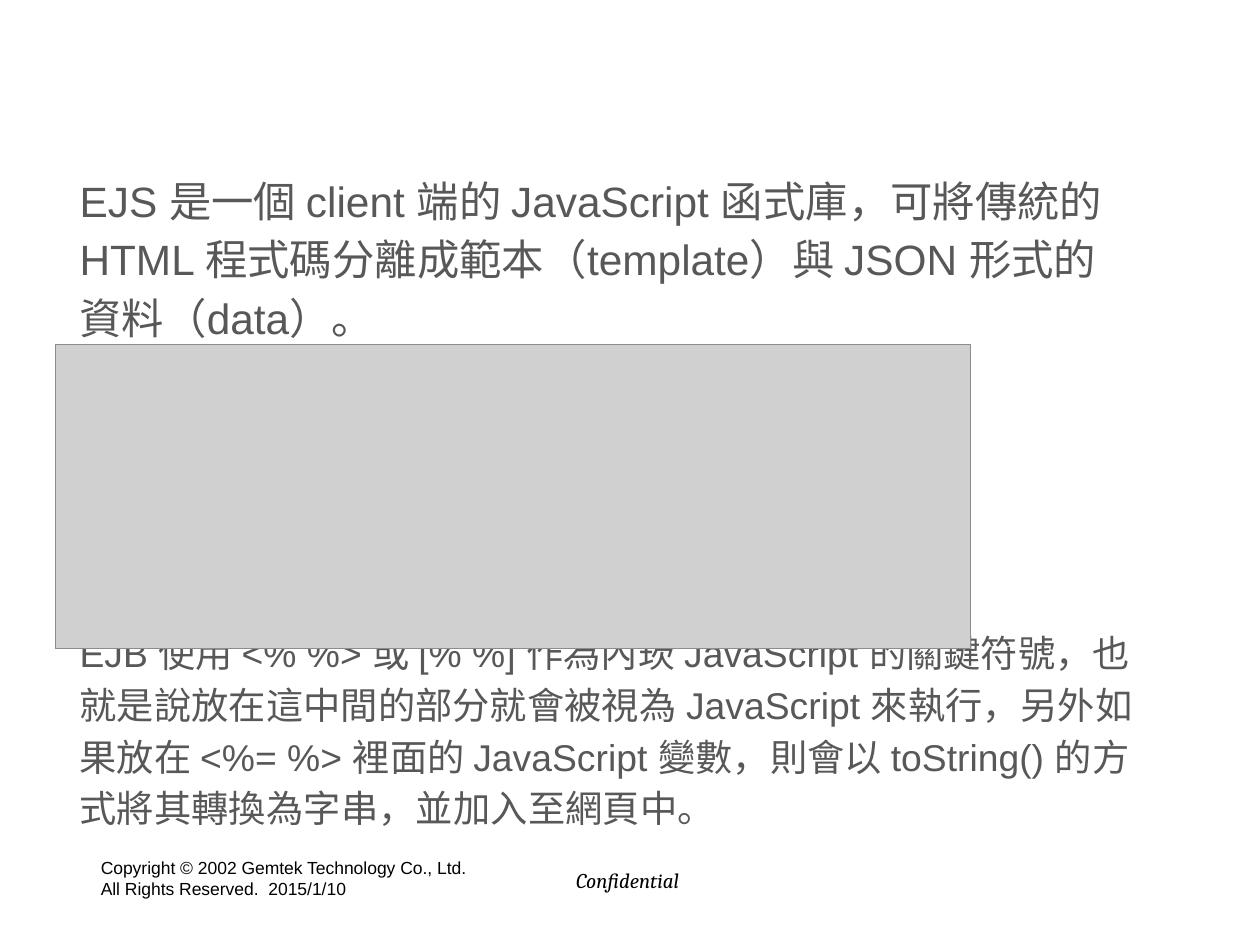
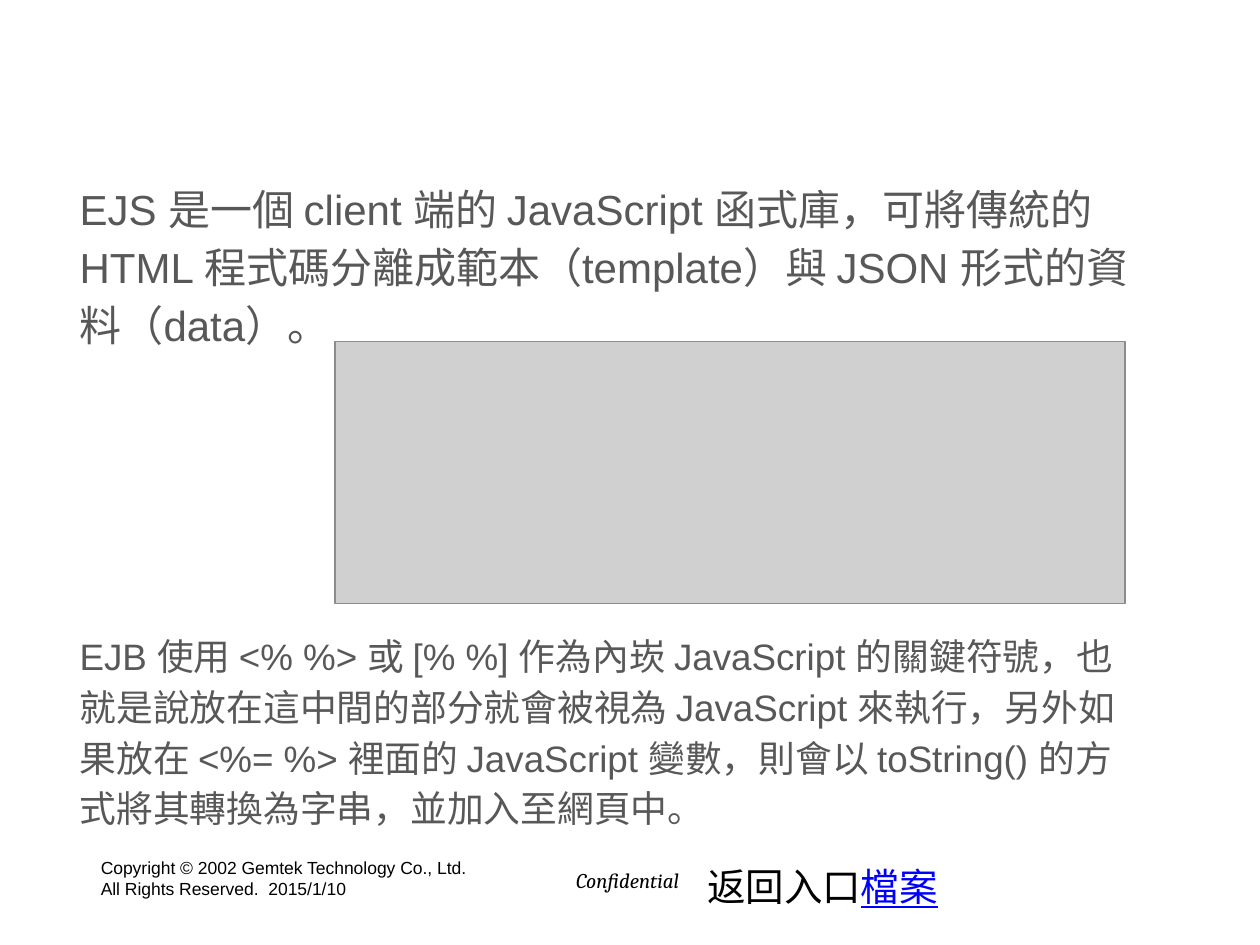
Before and after one commit to hyper570908/demo, a slide deck: slide 26 of doc/GIot_Session2.pptx (slide 28 before the commit). Drawn at 1260x945 pixels with LibreOffice and Linux fonts; fonts in the diff are those of the drawing; grey boxes stand for pictures; background and template pictures are left out. Boxes give left, top, right and bottom in pixels: in the first picture for what was removed or moved away, otherwise in the second. Text is boxed around its words. In the diff, an @@ line names an element or a change of style, - is before the commit and + after.

```diff
--- a/doc/GIot_Session2.pptx
+++ b/doc/GIot_Session2.pptx
@@ text "EJS 是一個 client 端的 JavaScript ..." at (80, 189, 1128, 826): size 24.2 to 24 pt in "EJS 是一個 client 端的 JavaScript 函式庫，可將傳統的 HTML ..."; size 21.3 to 21 pt in "EJB 使用 <% %> 或 [% %] ..." @@
@@ picture: place and size @@
-picture at (55, 345, 971, 649)
+picture at (335, 341, 1125, 604)
@@ text added at (707, 868, 938, 908), 22 pt, text #000000 @@
+返回入口檔案
```
Also in this commit, not shown: 31 other slides changed, 9 slides added, 11 slides removed.
